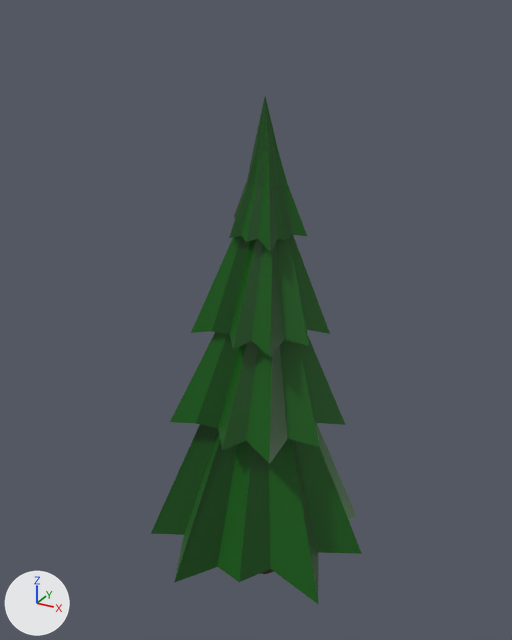
One commit to the FBX model Assets/GreyBoxModels/GreyBoxPrefabs/Tree03.fbx: the scene before it, then after it.
The view is the same before and after, from a camera (50 mm lens) standing at (0.0136, -0.0254, 0.026) and looking at (-0.0005, 0.0001, 0.0132). Every picture has the same lights, and +X, +Y and +Z are marked at lower left. Where no turn or scale is listed for an object, it has been applied to the vertices. Vertices at the same position are counted once.

In view in the first picture: 'Tree012'.
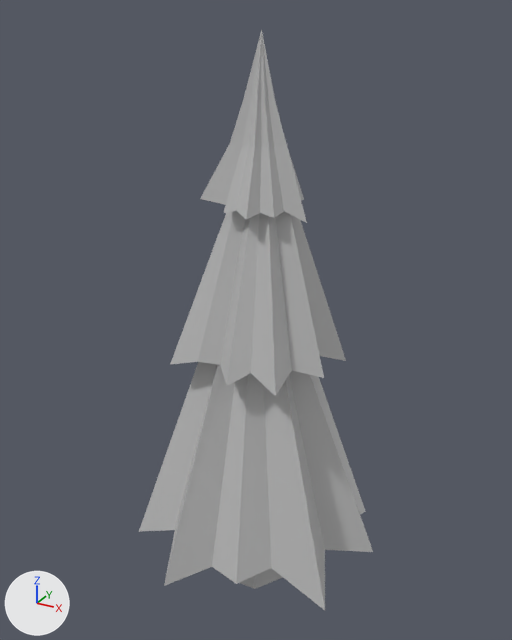
Pixel boxes (x1, y1, x2, y2) of what changed, in the pictures (512 x 640 px; the box of a moved part takes in the faces that stretch with it):
'Tree012', reshaped (11% wider, 14% taller)
    before: (151, 97, 362, 604)
    after: (139, 30, 373, 610)
part 1 of me_mesh, moved or reshaped
    before: (229, 97, 307, 252)
    after: (200, 30, 307, 223)
part 2 of me_mesh, rebuilt (26% wider, 51% taller)
    before: (191, 235, 330, 357)
    after: (170, 211, 346, 396)
part 3 of me_mesh, rebuilt
    before: (151, 425, 362, 604)
    after: (139, 362, 373, 610)
part 4 of me_mesh, rebuilt
    before: (260, 569, 274, 574)
    after: (240, 568, 283, 589)
part 5 of me_mesh, deleted (green)
    before: (170, 332, 345, 464)

The change, as a diff of the scene's bpy script:
```diff
--- a/Assets/GreyBoxModels/GreyBoxPrefabs/Tree03.fbx.py
+++ b/Assets/GreyBoxModels/GreyBoxPrefabs/Tree03.fbx.py
@@ mat_lambert94 @@
+mat_lambert94 = principled_material('lambert94')
+mat_lambert94.base_color = (0.5, 0.5, 0.5)  # grey #bcbcbc
@@ me_mesh @@
 # used by ob_tree012; location = (0.0, 0.0, 0.0)
-me_mesh.from_pydata(...)  # 313 vertices, 263 faces; spans x -0.0054..0.0054, y -0.0055..0.0055, z 0.0..0.0229
-me_mesh.materials.append(mat_greenmed01)  # dark green #005700
-me_mesh.materials.append(mat_greendark01)  # dark green #004800
-me_mesh.materials.append(mat_greendarker01)  # black #002800
-me_mesh.materials.append(mat_browndark01)  # brown #2f1e16
+me_mesh.from_pydata(...)  # 245 vertices, 205 faces; spans x -0.0059..0.0059, y -0.0061..0.0061, z 0.0..0.0253
+# me_mesh part 1: the loose piece of 81 vertices spanning x -0.0018..0.0019, y -0.0018..0.0018, z 0.0172..0.0229 is turned 46.7 degrees about the z axis through its middle and scaled by 1.22, then moved by (-0.0004, -0.0002, 0.0017), in mat_lambert94 (grey #bcbcbc)
+# me_mesh part 2: the loose piece of 60 vertices spanning x -0.0025..0.0029, y -0.0028..0.0028, z 0.013..0.0182 is rebuilt with 60 vertices and now spans x -0.0033..0.0036, y -0.0035..0.0036, z 0.0116..0.0191, in mat_lambert94 (grey #bcbcbc)
+# me_mesh part 3: the loose piece of 60 vertices spanning x -0.0054..0.0054, y -0.0055..0.0055, z 0.0021..0.0125 is rebuilt with 60 vertices and now spans x -0.0059..0.0059, y -0.0061..0.0061, z 0.0023..0.0154, in mat_lambert94 (grey #bcbcbc)
+# me_mesh part 4: the loose piece of 52 vertices spanning x -0.0015..0.0013, y -0.0014..0.0008, z 0.0..0.0064 is rebuilt with 44 vertices and now spans x -0.0014..0.0026, y -0.0022..0.0012, z 0.0..0.0106, in mat_lambert94 (grey #bcbcbc)
+# me_mesh part 5: the loose piece of 60 vertices spanning x -0.0034..0.0038, y -0.0037..0.0037, z 0.0086..0.0149 is deleted
+me_mesh.materials.append(mat_lambert94)  # grey #bcbcbc
```
